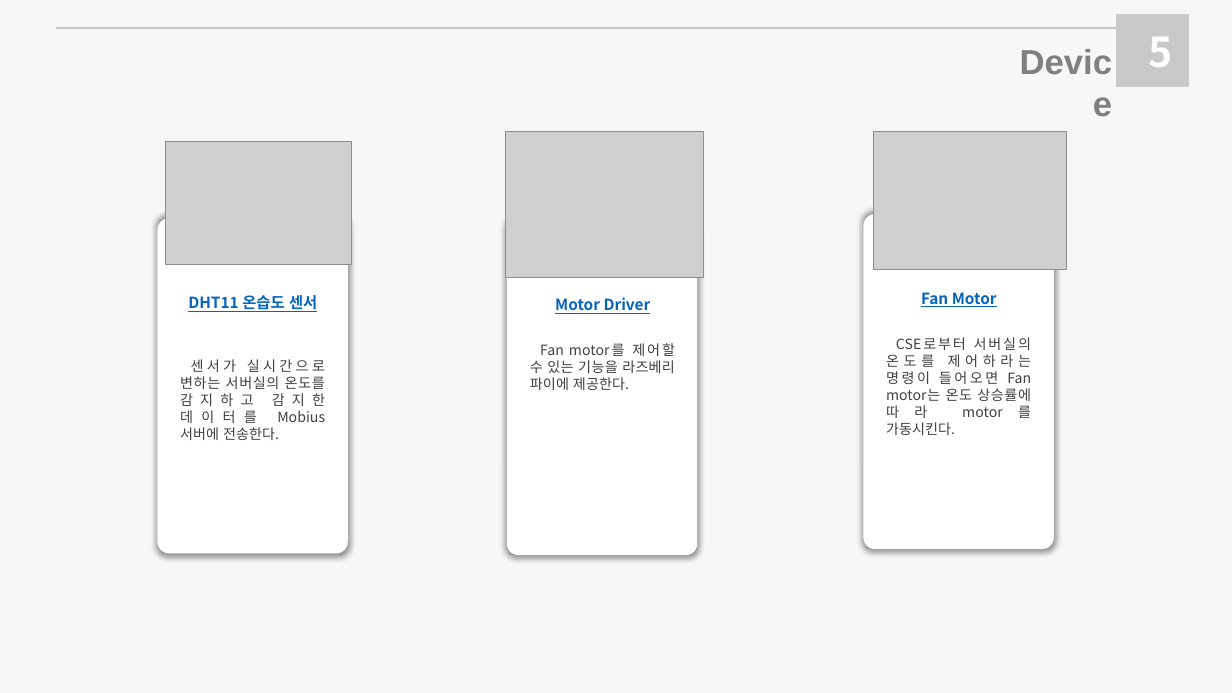
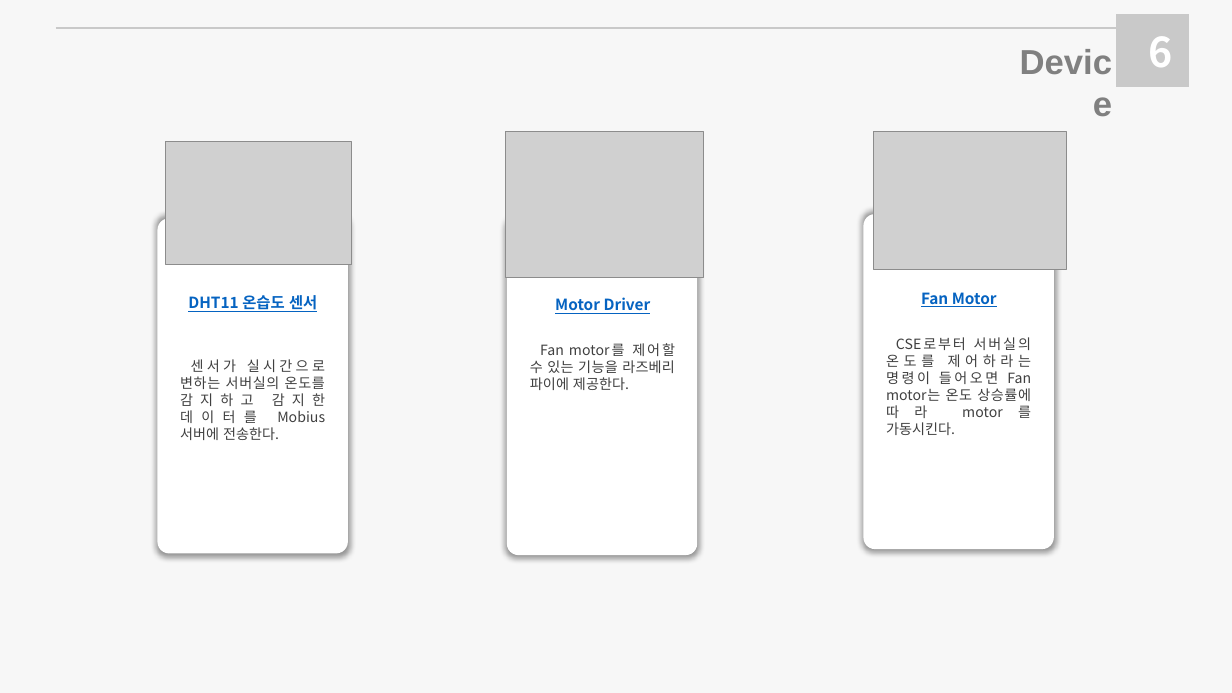
Before and after one commit to Sejong-OSA/Server-temperature-management-system, a slide deck: slide 9 of docs/서버실 온습도 조절 프로젝트.pptx (slide 8 before the commit). Drawn at 1232x693 pixels with LibreOffice and Linux fonts; fonts in the diff are those of the drawing; grey boxes stand for pictures. Boxes give left, top, right and bottom in pixels: in the first picture for what was removed or moved away, otherwise in the second. Text is boxed around its words. In the diff, an @@ line names an element or a change of style, - is before the commit and + after.

```diff
--- a/docs/서버실 온습도 조절 프로젝트.pptx
+++ b/docs/서버실 온습도 조절 프로젝트.pptx
@@ text at [1148,36,1172,67]: text changed @@
-5
+6
```
Also in this commit, not shown: 2 other slides changed, 23 slides added, 4 slides removed, 5 other files.
